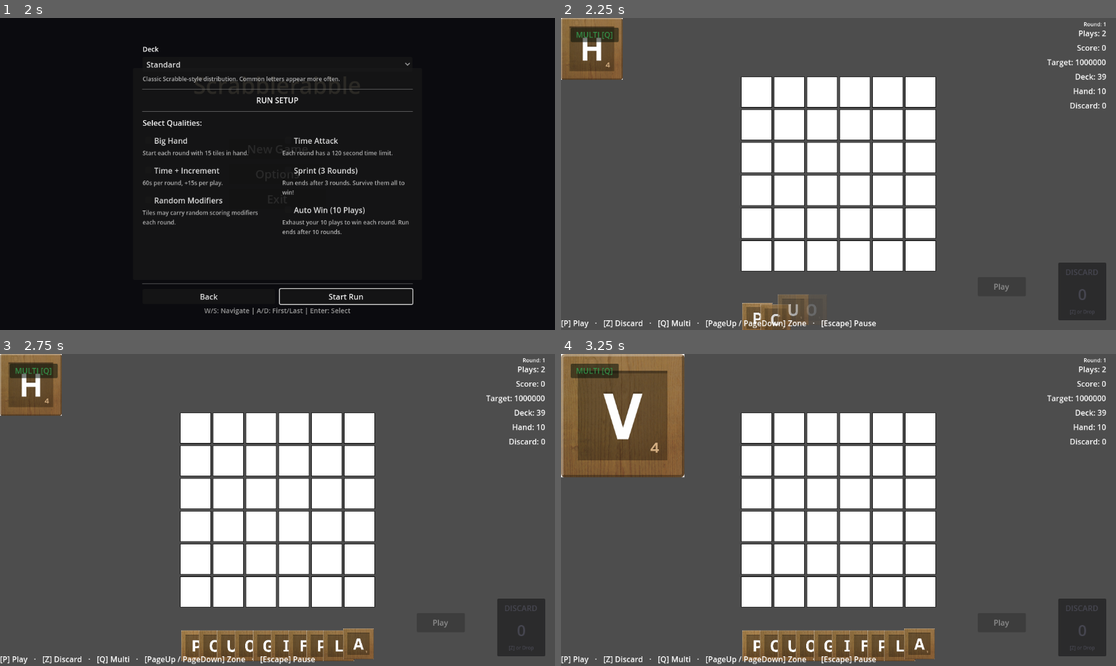
Above: before the commit, frames 1-4 (two rows, left to right).
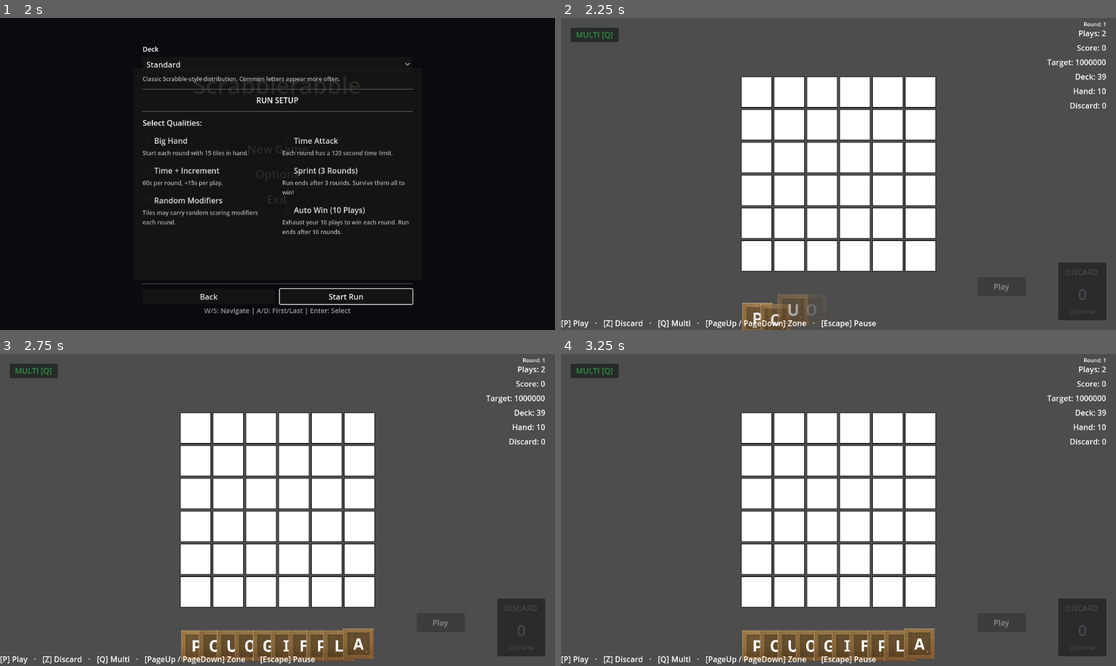
Above: after the commit, the same moments.

Repository: rcmilan/godot-scrabblerabble
Game: Godot game, scene res://scenes/title_screen/title_screen.tscn
Same seed, same stepped clock (60 frames per second), same inputs: the game is played once before the commit and once after it.
Inputs (mouse positions are in pixels of both pictures, inside the frame that each line leads up to):
- Up to frame 1 (2 s): click "New Game" at 0.5 s; click "New Game" at 1.25 s
- Up to frame 2 (2.25 s): click "Start Run" at 2 s
- Up to frame 3 (2.75 s): no input
- Up to frame 4 (3.25 s): click (594, 385) at 2.77 s

Frame 1 is identical in both runs. In frame 2, 1.9% of the frame differs, in the area x 0-12%, y 0-20%; in frame 3, 1.9%; in frame 4, 8.5%, in the area x 0-23%, y 0-40%.

Commit message:
fix: correct orientation button size and position to left of cell (0,0)

Diff:
--- a/scenes/board/board.gd
+++ b/scenes/board/board.gd
@@ -43,10 +43,20 @@
 	if _orientation_button == null:
 		_orientation_button = OrientationIconButton.new()
 		add_child(_orientation_button)
-		_orientation_button.position = Vector2(0, 0)
-		_orientation_button.size = Vector2(64, 64)
-		_orientation_button.scale = Vector2(0.5, 0.5)  # Scale to 50% (32x32 display)
+	_update_orientation_button_position()
 	return _orientation_button
+
+
+func _update_orientation_button_position() -> void:
+	if _orientation_button == null:
+		return
+	var cell := get_cell(0, 0)
+	if cell == null:
+		return
+	var cell_rect := cell.get_rect()
+	var cell_x := grid.position.x + cell_rect.position.x
+	var cell_y := grid.position.y + cell_rect.position.y
+	_orientation_button.position = Vector2(cell_x - 32 - 4, cell_y)
 
 
 func get_orientation_button() -> OrientationIconButton:
@@ -153,6 +163,7 @@
 		_cells.append(row)
 
 	_update_grid_size()
+	_update_orientation_button_position()
 	board_initialized.emit(rows, columns)
 	print("[Board] Initialized %dx%d grid with %d cells" % [rows, columns, rows * columns])
 
--- a/scenes/board/orientation_icon_button.gd
+++ b/scenes/board/orientation_icon_button.gd
@@ -14,6 +14,10 @@
 
 
 func _ready() -> void:
+	ignore_texture_size = true
+	stretch_mode = TextureButton.STRETCH_KEEP_ASPECT_CENTERED
+	custom_minimum_size = Vector2(32, 32)
+	size = Vector2(32, 32)
 	pressed.connect(_on_pressed)
 	_set_orientation(RunOrientationState.horizontal())
 
